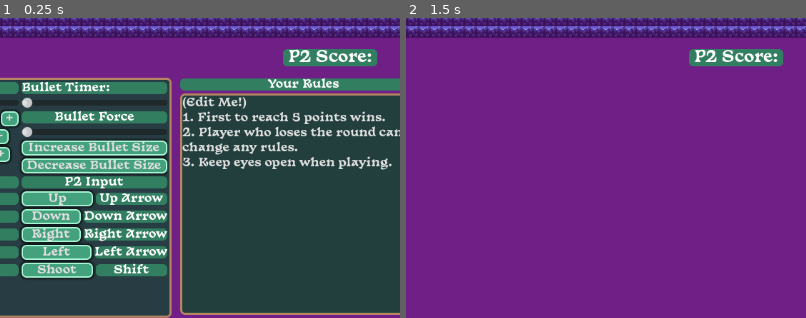
Above: before the commit, frames 1-2 (left to right).
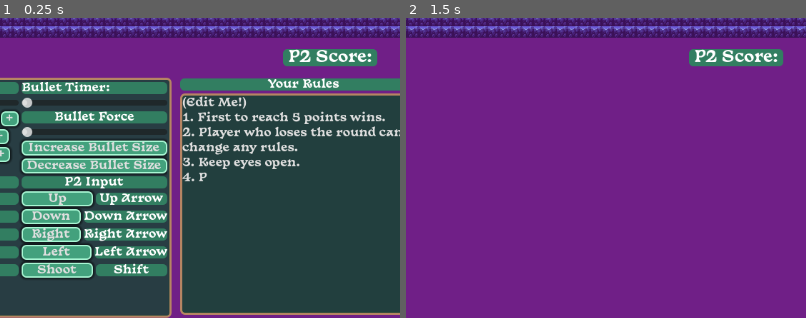
Above: after the commit, the same moments.

Repository: dorukbalci/Player-Discretion-is-Advised
Game: Godot game, scene res://Levels/01- Pre-drinks/MainScene.tscn
The game is run twice, just before and just after one commit, with the same random seed, the same clock (stepped at 60 frames per second) and the same inputs. The project has no main scene, so this scene is started directly.
Inputs (mouse positions are % of the whole screen's width and height, from its top left):
- Up to frame 1 (0.25 s): no input
- Up to frame 2 (1.5 s): click "Start Round" at 0.5 s; tap Enter at 1.25 s; move the mouse to (72, 45) at 1.27 s; hold D (move_right_0) from 1.28 s (still down); tap C (shoot_0) at 1.35 s; click (72, 45) at 1.42 s
The pictures show only the part of the screen within x 42-92%, y 0-50%; the shares and areas given below are measured in that part.

The runs differ from the first frame. In frame 1, 0.5% of the frame differs, in the area x 45-98%, y 46-55%; in frame 2, nothing differs.

Commit message:
Implemented Reset in case game breaks
Now im thinking whether I should just remove the scoring of the game and let players add the score themselves?

Diff:
--- a/Components/Player/Player.gd
+++ b/Components/Player/Player.gd
@@ -38,6 +38,8 @@
 enum playerState {Idle, Run, Jump, Shoot}
 var current_state : playerState
 var character_sprite : Sprite2D
+
+signal dying
 
 func _ready() -> void:
 	current_state = playerState.Idle
@@ -152,6 +154,7 @@
 
 
 func die(delta:float):
+	dying.emit()
 	if current_health <= 0:
 		queue_free()
 
--- a/Levels/01- Pre-drinks/MainScene.tscn
+++ b/Levels/01- Pre-drinks/MainScene.tscn
@@ -76,7 +76,8 @@
 text = "(Edit Me!)
 1. First to reach 5 points wins.
 2. Player who loses the round can change any rules.
-3. Keep eyes open when playing."
+3. Keep eyes open.
+4. P"
 context_menu_enabled = false
 wrap_mode = 1
 scroll_smooth = true
--- a/Levels/01- Pre-drinks/RuleManager.gd
+++ b/Levels/01- Pre-drinks/RuleManager.gd
@@ -74,8 +74,13 @@
 #PAUSE GAME
 func toggle_pause(delta : float):
 	if Input.is_action_just_pressed('pause'):
-		var current_scene_path = get_tree().current_scene.scene_file_path
-		get_tree().change_scene_to_file(current_scene_path)
+		var players = get_tree().get_nodes_in_group('Player')
+		for player in players:
+			player.queue_free()
+		_on_add_self_pressed()
+		$"Canvas Layer/DeckParent".visible = true
+		for player in players:
+			player.damageable = false
 
 
 #ADD PLAYER
Not shown, changed: kanban_tasks_data.kanban
